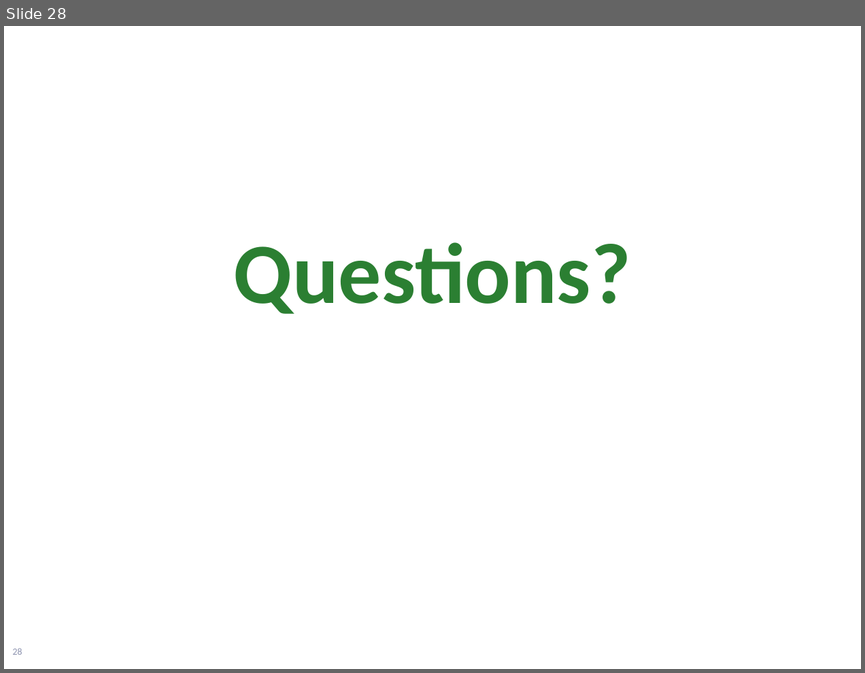
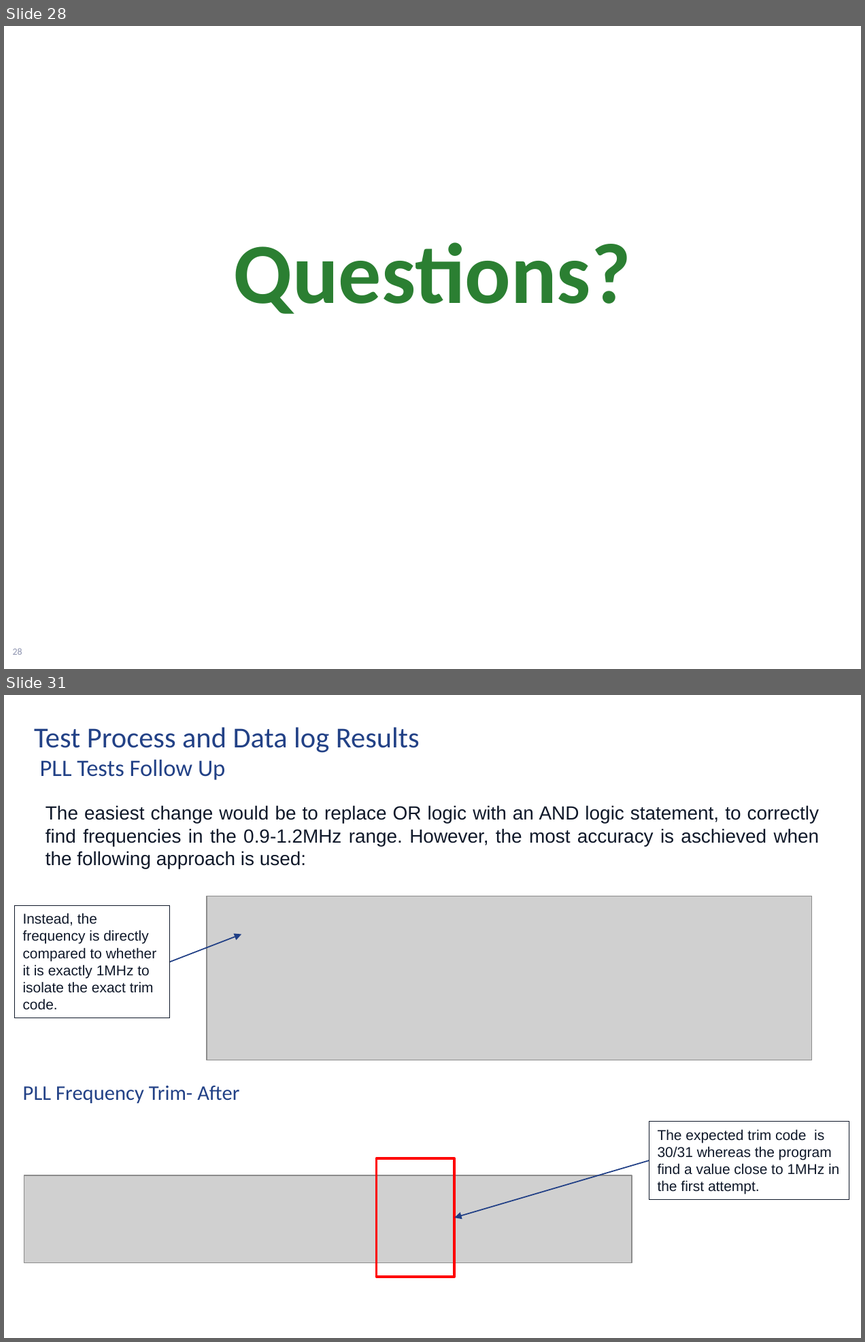
Before and after one commit to rahmanantara/Project-2, a slide deck: Rahman_project2_Presentation_v1.pptx. Shown one above the other, each under a label of ours: slide 28 before the commit, slides 28 and 31 after it; the slides between them are not shown. The pictures are 865x673 and 865x1342 pixels, drawn with LibreOffice and Linux fonts; fonts in the diff are those of the drawing; grey boxes stand for pictures; background and template pictures are left out. Boxes give left, top, right and bottom in pixels: in the first picture for what was removed or moved away, otherwise in the second. Text is boxed around its words. In the diff, an @@ line names an element or a change of style, - is before the commit and + after.

Commit message:
issues resolved, all tests should be working now

```diff
--- a/Rahman_project2_Presentation_v1.pptx
+++ b/Rahman_project2_Presentation_v1.pptx
@@ slide 31 added at (x1=4, y1=695, x2=861, y2=1338), background picture (left out) @@
@@ title added at (x1=34, y1=727, x2=419, y2=780), 24.3 pt, text #224186 @@
+Test Process and Data log Results
+PLL Tests Follow Up
@@ text added at (x1=45, y1=805, x2=819, y2=869), 16 pt, text #0F1829 @@
+The easiest change would be to replace OR logic with an AND logic statement, to correctly find frequencies in the 0.9-1.2MHz range. However, the most accuracy is aschieved when the following approach is used:
@@ picture added at (x1=207, y1=896, x2=812, y2=1060) @@
@@ rectangle added at (x1=14, y1=906, x2=169, y2=1018), fill #FFFFFF, outline #0F1829 0.75 pt, 12 pt, text #0F1829 @@
+Instead, the frequency is directly compared to whether it is exactly 1MHz to isolate the exact trim code.
@@ arrow added from (169, 962) to (241, 934), #1F3F85 1 pt @@
@@ text added at (x1=23, y1=1085, x2=239, y2=1103), 17.6 pt, text #224186 @@
+PLL Frequency Trim- After
@@ rectangle added at (x1=649, y1=1121, x2=850, y2=1200), fill #FFFFFF, outline #0F1829 0.75 pt, 12 pt, text #0F1829 @@
+The expected trim code is 30/31 whereas the program find a value close to 1MHz in the first attempt.
@@ rectangle added at (x1=377, y1=1157, x2=455, y2=1276), outline #FF0000 2 pt @@
@@ arrow added from (649, 1160) to (455, 1218), #1F3F85 1 pt @@
@@ picture added at (x1=24, y1=1175, x2=631, y2=1262) @@
@@ rectangle added at (x1=713, y1=1297, x2=839, y2=1327), fill #FFFFFF @@
```
Also in this commit, not shown: 1 slide changed, 4 other slides added, 10 other files.
